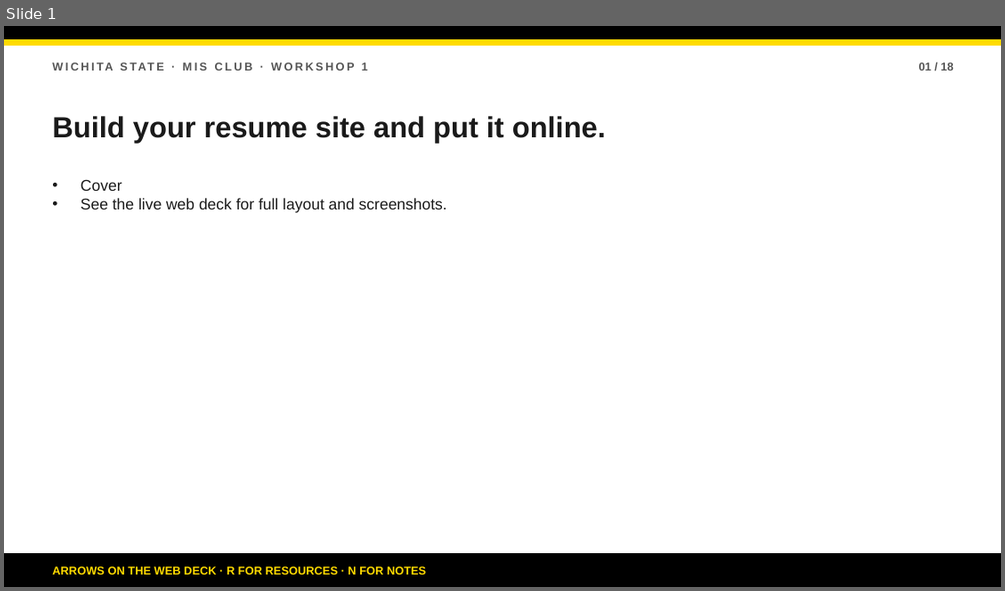
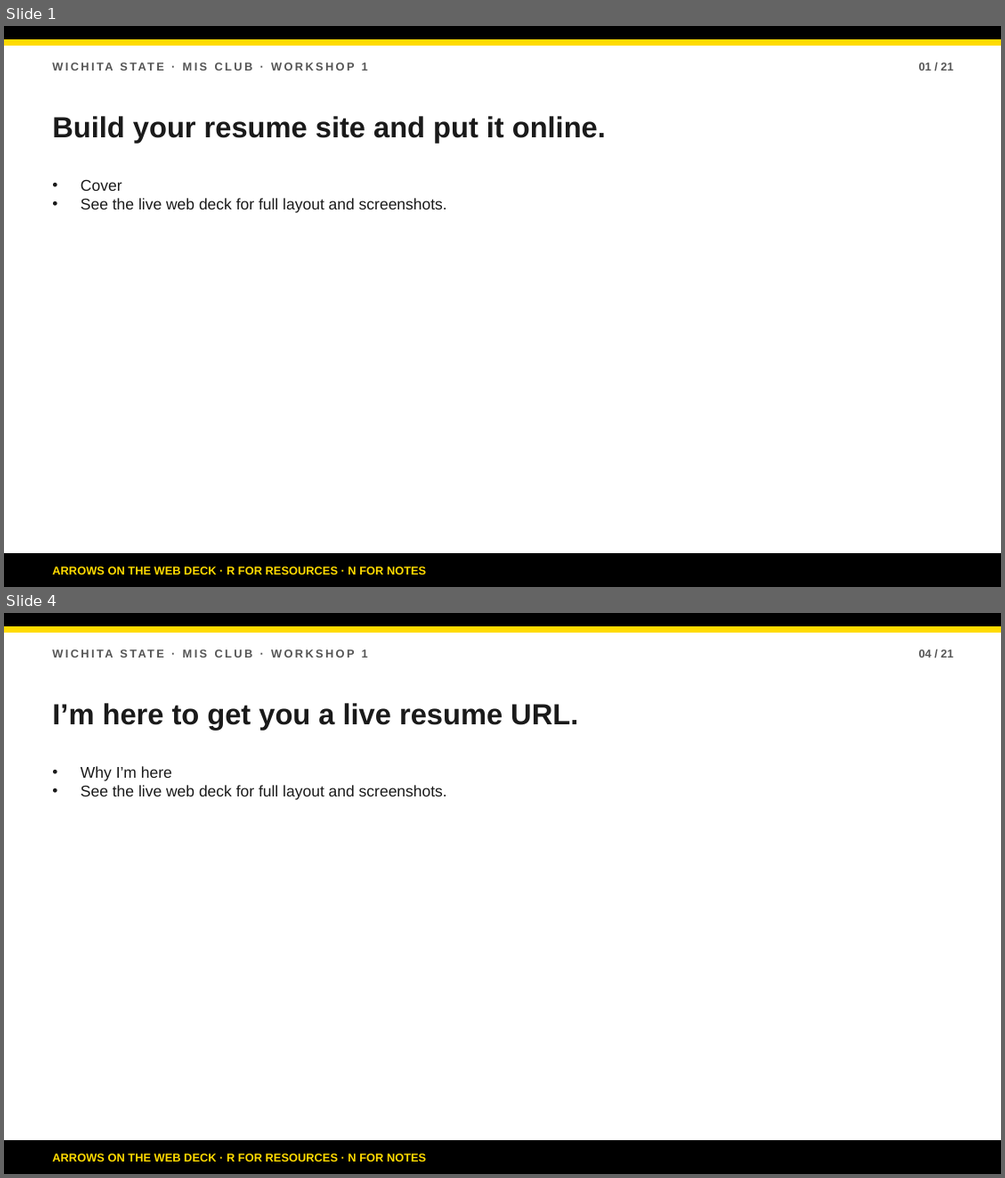
Before and after one commit to bsbcyber/workshop-site, a slide deck: downloads/workshop-1-presentation.pptx. Shown one above the other, each under a label of ours: slide 1 before the commit, slides 1 and 4 after it; the slides between them are not shown. The pictures are 1005x591 and 1005x1178 pixels, drawn with LibreOffice and Linux fonts; fonts in the diff are those of the drawing. Boxes give left, top, right and bottom in pixels: in the first picture for what was removed or moved away, otherwise in the second. Text is boxed around its words. In the diff, an @@ line names an element or a change of style, - is before the commit and + after.

```diff
--- a/downloads/workshop-1-presentation.pptx
+++ b/downloads/workshop-1-presentation.pptx
@@ slide 4 added at [4,613,1001,1174], background #FFFFFF @@
@@ rectangle added at [4,613,1001,626], fill #000000, outline #000000 1 pt @@
@@ rectangle added at [4,626,1001,633], fill #FFDB00, outline #FFDB00 1 pt @@
@@ text added at [362,649,368,657], 11 pt, text #555555, bold @@
+WICHITA STATE · MIS CLUB · WORKSHOP 1
@@ text added at [919,649,953,657], 11 pt, text #555555, bold @@
+04 / 21
@@ text added at [52,703,578,729], 28 pt, text #1A1A1A, bold @@
+I’m here to get you a live resume URL.
@@ text added at [81,766,447,800], 15 pt, text #1A1A1A @@
+• Why I’m here
+• See the live web deck for full layout and screenshots.
@@ rectangle added at [4,1140,1001,1174], fill #000000, outline #000000 1 pt @@
@@ text added at [52,1153,426,1161], 11 pt, text #FFDB00, bold @@
+ARROWS ON THE WEB DECK · R FOR RESOURCES · N FOR NOTES
@@ slide 1 changed as well @@
@@ text at [919,62,953,70]: text changed @@
-01 / 18
+01 / 21
```
Also in this commit, not shown: 17 other slides changed, 2 other slides added, 3 other files.
